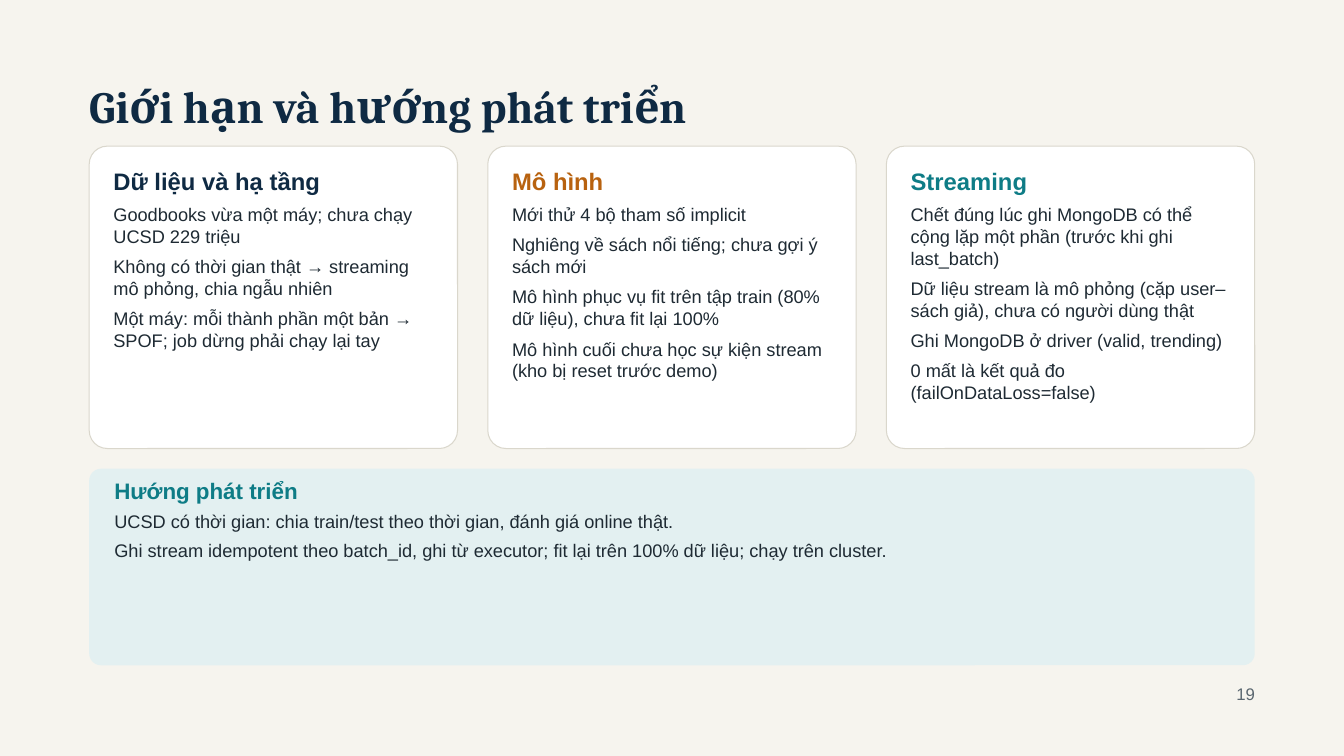
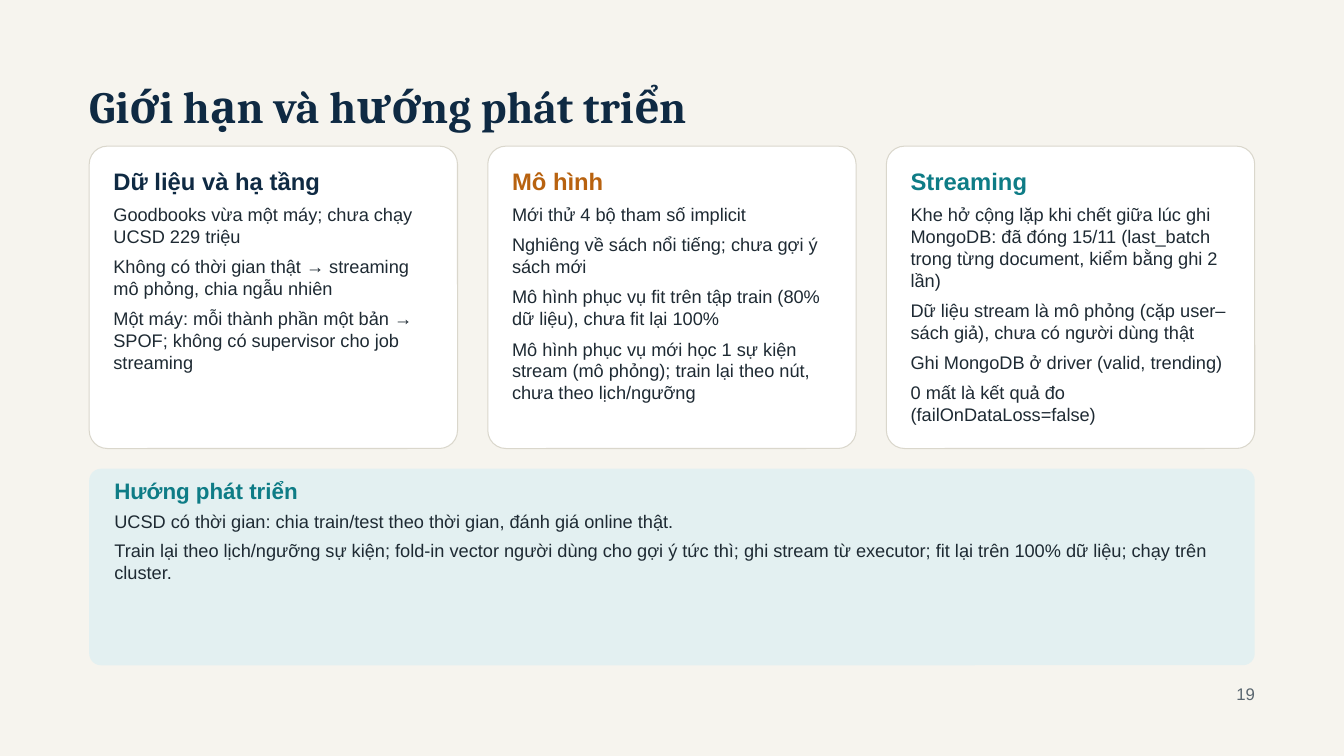
Before and after one commit to haoluonghuynhngoc/Group_06_BigData, a slide deck: slide 19 of Present/BookPulse - BDA501 Session 10 Final Presentation.pptx. Drawn at 1344x756 pixels with LibreOffice and Linux fonts; fonts in the diff are those of the drawing. Boxes give left, top, right and bottom in pixels: in the first picture for what was removed or moved away, otherwise in the second. Text is boxed around its words. In the diff, an @@ line names an element or a change of style, - is before the commit and + after.

```diff
--- a/Present/BookPulse - BDA501 Session 10 Final Presentation.pptx
+++ b/Present/BookPulse - BDA501 Session 10 Final Presentation.pptx
@@ text at [911, 207, 1217, 291]: text changed @@
-Chết đúng lúc ghi MongoDB có thể cộng lặp một phần (trước khi ghi last_batch)
+Khe hở cộng lặp khi chết giữa lúc ghi MongoDB: đã đóng 15/11 (last_batch trong từng document, kiểm bằng ghi 2 lần)
@@ text at [113, 311, 399, 373]: text changed @@
-Một máy: mỗi thành phần một bản → SPOF; job dừng phải chạy lại tay
+Một máy: mỗi thành phần một bản → SPOF; không có supervisor cho job streaming
@@ text at [512, 342, 809, 403]: text changed @@
-Mô hình cuối chưa học sự kiện stream (kho bị reset trước demo)
+Mô hình phục vụ mới học 1 sự kiện stream (mô phỏng); train lại theo nút, chưa theo lịch/ngưỡng
@@ text at [114, 543, 1206, 579]: text changed @@
-Ghi stream idempotent theo batch_id, ghi từ executor; fit lại trên 100% dữ liệu; chạy trên cluster.
+Train lại theo lịch/ngưỡng sự kiện; fold-in vector người dùng cho gợi ý tức thì; ghi stream từ executor; fit lại trên 100% dữ liệu; chạy trên cluster.
```
Also in this commit, not shown: 10 other slides changed, 1 slide added, 50 other files.
